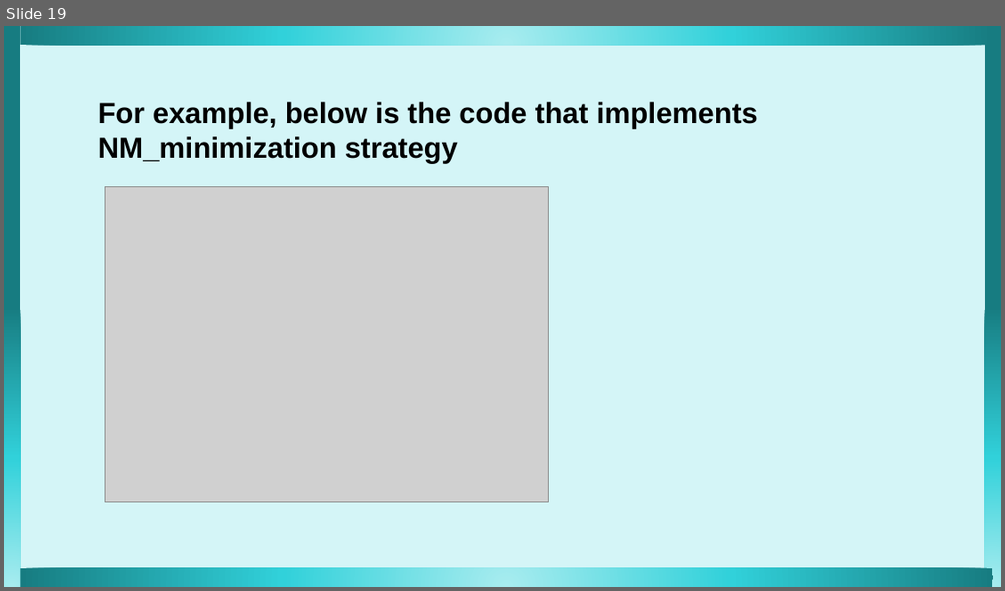
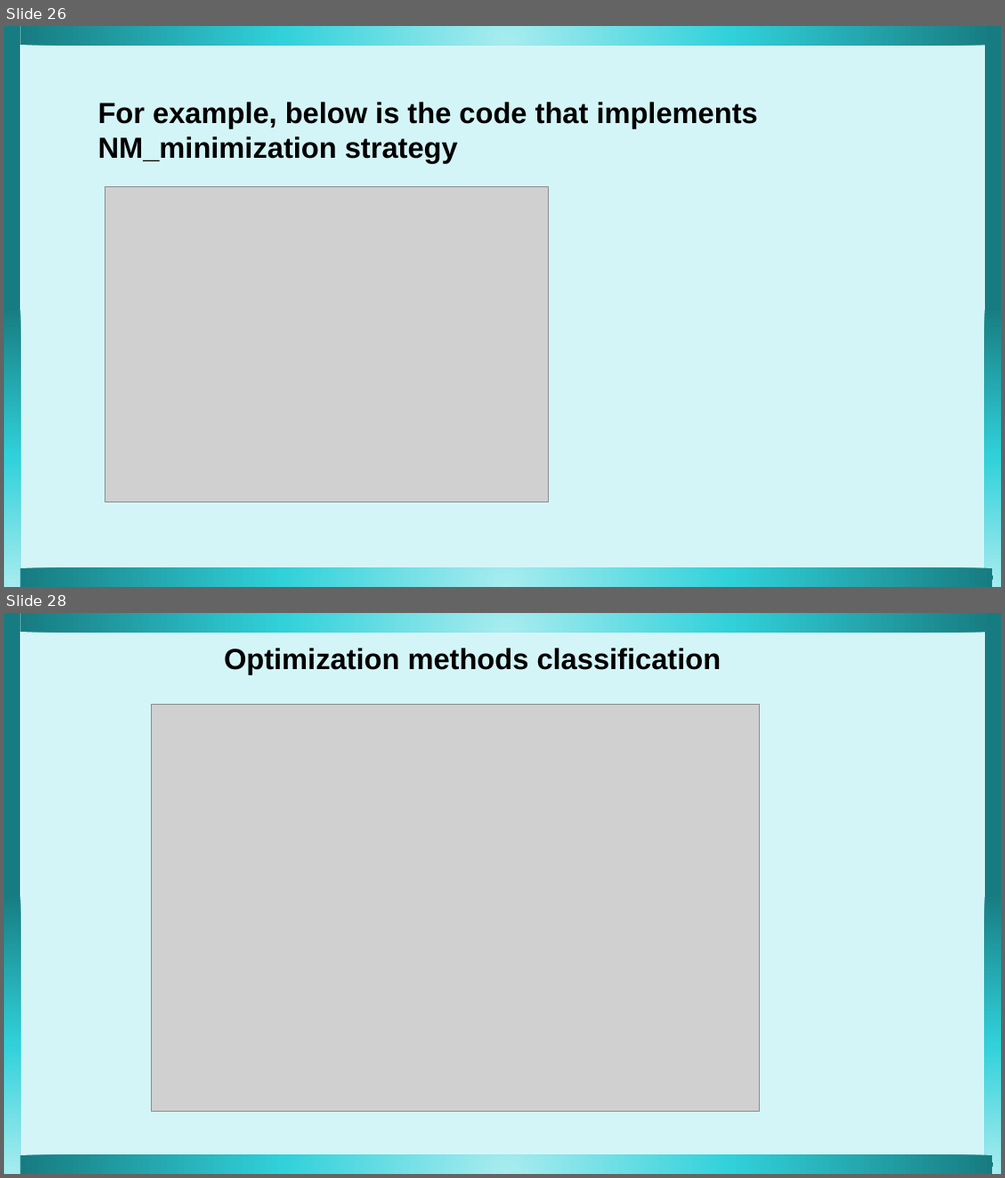
Before and after one commit to nadiakap/MinPy_edu, a slide deck: 2022-Scipy_presentation.pptx. Shown one above the other, each under a label of ours: slide 19 before the commit, slides 26 and 28 after it; the slides between them are not shown. The pictures are 1005x591 and 1005x1178 pixels, drawn with LibreOffice and Linux fonts; fonts in the diff are those of the drawing; grey boxes stand for pictures. Boxes give left, top, right and bottom in pixels: in the first picture for what was removed or moved away, otherwise in the second. Text is boxed around its words. In the diff, an @@ line names an element or a change of style, - is before the commit and + after.

```diff
--- a/2022-Scipy_presentation.pptx
+++ b/2022-Scipy_presentation.pptx
@@ slide 28 added at bbox=[4, 613, 1001, 1174], background #D4F5F7 @@
@@ text added at bbox=[224, 648, 721, 674], 28 pt, text #000000, bold @@
+Optimization methods classification
@@ picture added at bbox=[152, 705, 760, 1111] @@
@@ group added at bbox=[4, 613, 1001, 1174]: 4 pentagon arrows @@
@@ what was slide 19 is now slide 26 @@
```
Also in this commit, not shown: 8 other slides added, 1 other file.
